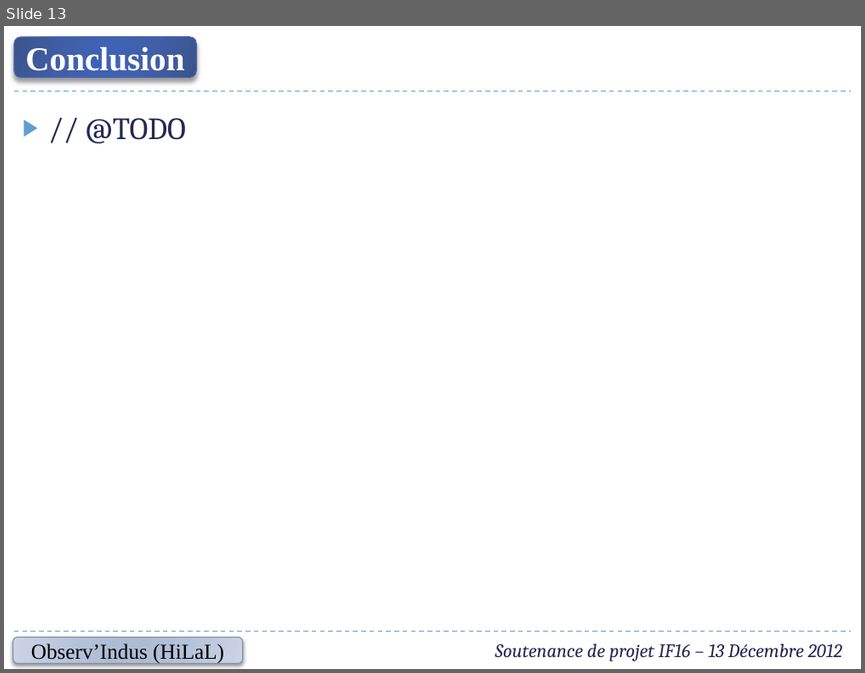
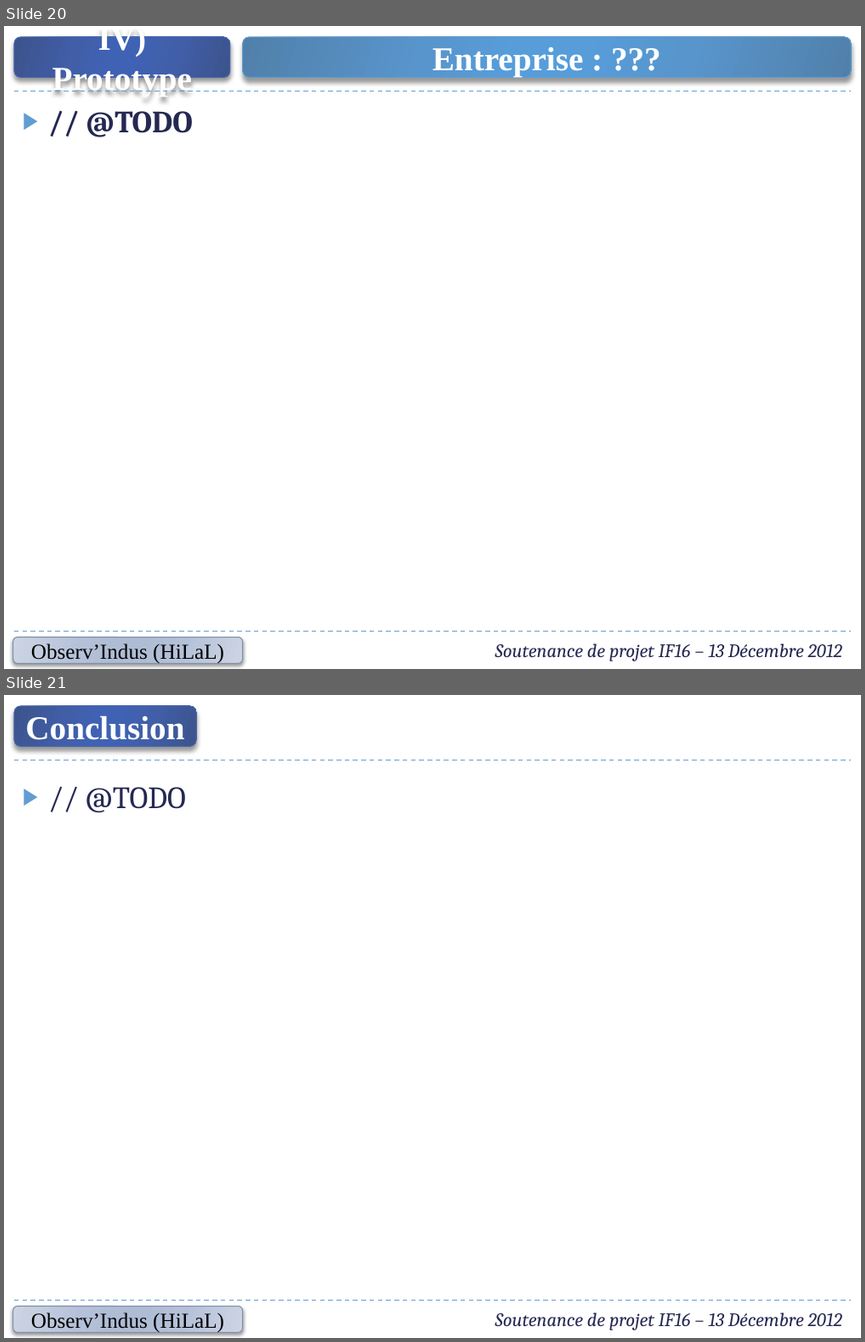
Before and after one commit to cahier/Observ, a slide deck: Presentations/IF16 - Soutenance (2012-12-13).pptx. Shown one above the other, each under a label of ours: slide 13 before the commit, slides 20 and 21 after it. The pictures are 865x673 and 865x1342 pixels, drawn with LibreOffice and Linux fonts; fonts in the diff are those of the drawing. Boxes give left, top, right and bottom in pixels: in the first picture for what was removed or moved away, otherwise in the second. Text is boxed around its words. In the diff, an @@ line names an element or a change of style, - is before the commit and + after.

Commit message:
Diaporama soutenance (premiere version)

```diff
--- a/Presentations/IF16 - Soutenance (2012-12-13).pptx
+++ b/Presentations/IF16 - Soutenance (2012-12-13).pptx
@@ slide 20 added at <box>4,26,861,669</box>, background #FFFFFF @@
@@ rounded rectangle added at <box>14,37,230,77</box>, fill gradient #3D538D to #425FA9 to #4162B5, outline #4A66AC 0.75 pt, 28 pt, text #FFFFFF, bold @@
+IV) Prototype
@@ rounded rectangle added at <box>242,37,851,77</box>, fill gradient #5080AB to #5896CD to #589EDB, outline #629DD1 0.75 pt, 28 pt, text #FFFFFF, bold @@
+Entreprise : ???
@@ line added from (14, 91) to (851, 91), #629DD1 1 pt dashed @@
@@ text added at <box>86,111,193,137</box>, 26 pt, text #242852, bold @@
+▶ // @TODO
@@ rounded rectangle added at <box>13,637,243,664</box>, fill gradient #CCD4E3 to #B6C2D9 to #AEBCD5, outline #7F8FA9 0.75 pt, 18 pt, text #000000 @@
+Observ’Indus (HiLaL)
@@ line added from (14, 631) to (851, 631), #629DD1 1 pt dashed @@
@@ text added at <box>495,643,842,661</box>, 16 pt, text #242852, italic @@
+Soutenance de projet IF16 – 13 Décembre 2012
@@ what was slide 13 is now slide 21 @@
```
Also in this commit, not shown: 4 slides changed, 9 other slides added, 2 slides removed.
